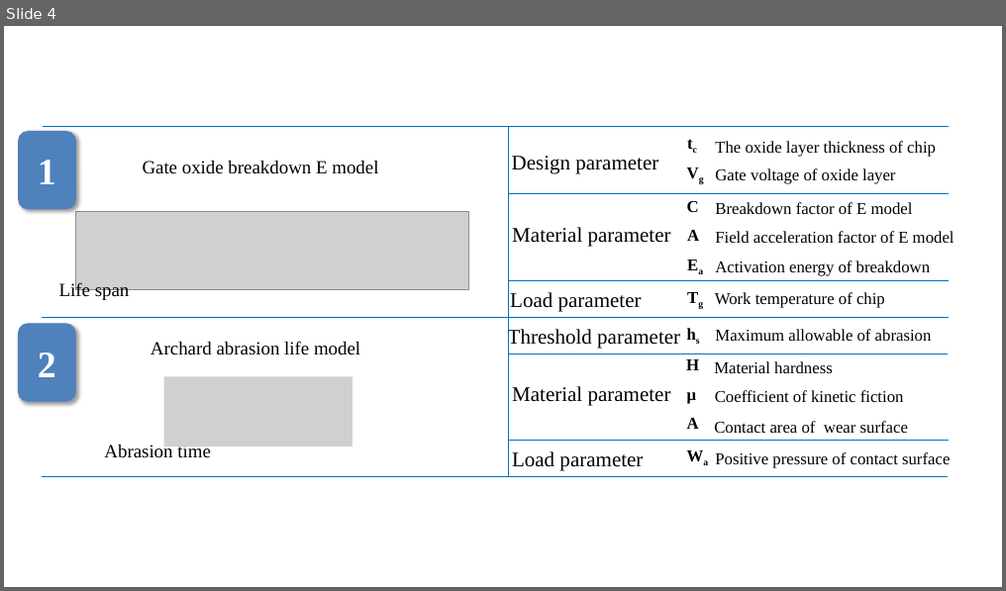
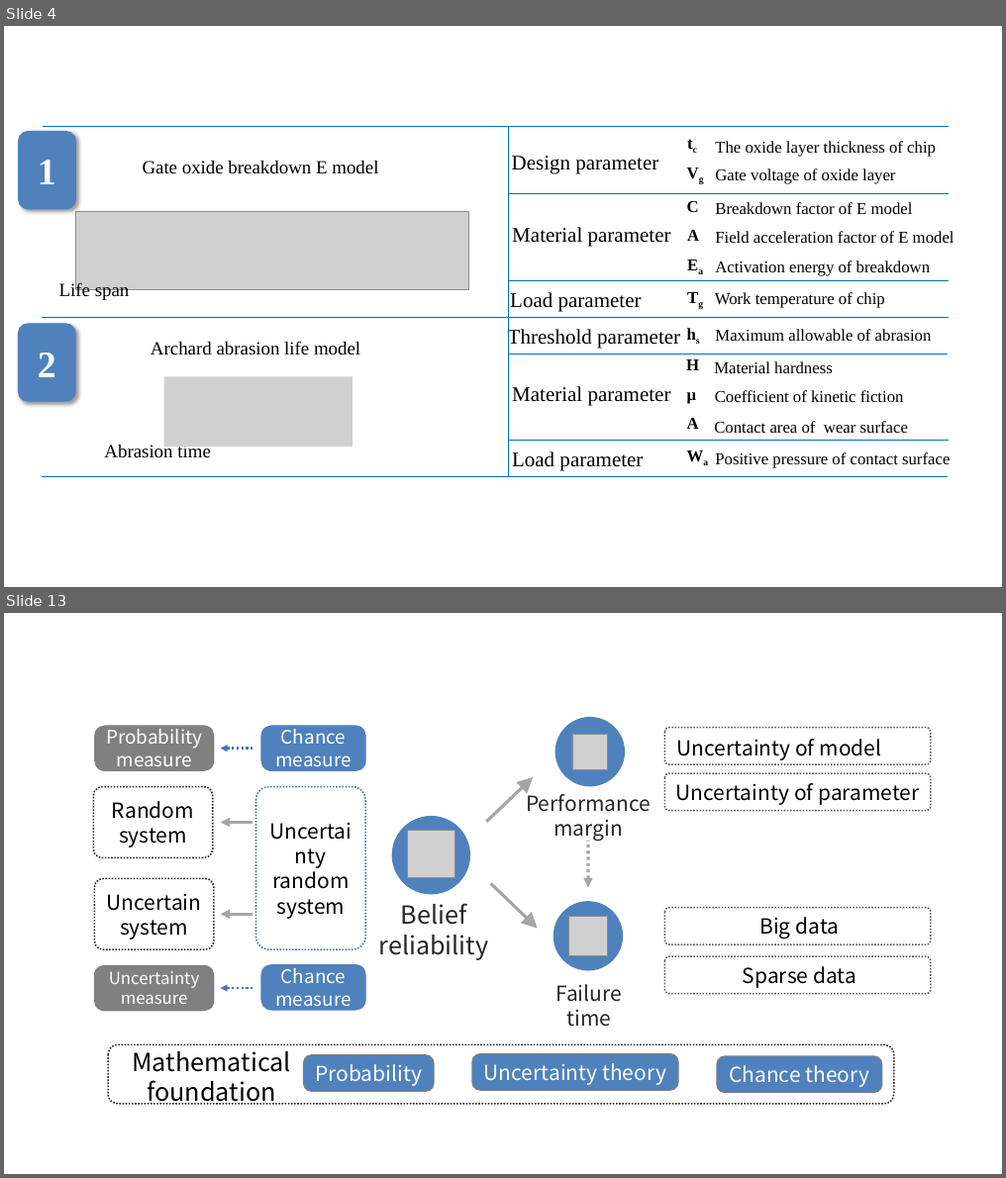
Before and after one commit to PrideLee/Logistics-Optimization-Product-Configuration-Recommendation-and-Optimization, a slide deck: General map of reliability (The summary of Kang's seminar in CAS)/fig.pptx. Shown one above the other, each under a label of ours: slide 4 before the commit, slides 4 and 13 after it; the slides between them are not shown. The pictures are 1006x591 and 1006x1178 pixels, drawn with LibreOffice and Linux fonts; fonts in the diff are those of the drawing; grey boxes stand for pictures. Boxes give left, top, right and bottom in pixels: in the first picture for what was removed or moved away, otherwise in the second. Text is boxed around its words. In the diff, an @@ line names an element or a change of style, - is before the commit and + after.

```diff
--- a/General map of reliability (The summary of Kang's seminar in CAS)/fig.pptx
+++ b/General map of reliability (The summary of Kang's seminar in CAS)/fig.pptx
@@ slide 13 added at bbox=[4, 613, 1002, 1174], background #FFFFFF @@
@@ group added at bbox=[93, 717, 931, 1105]: 14 rounded rectangles, 8 texts, 7 arrows, 3 ellipses, 3 pictures @@
+Belief reliability
+Uncertainty random system
+Failure time
+Big data
+Sparse data
+Performance margin
+Uncertainty of model
+Uncertainty of parameter
+Random system
+Uncertain system
+Chance measure
+Probability measure
+Uncertainty measure
+Mathematical foundation
+Probability
+Chance measure
+Uncertainty theory
@@ rounded rectangle added at bbox=[717, 1057, 882, 1093], fill #4F81BD, outline #808080 1 pt, 20 pt, text #FFFFFF @@
+Chance theory
```
Also in this commit, not shown: 8 other slides added, 1 slide removed, 13 other files.
